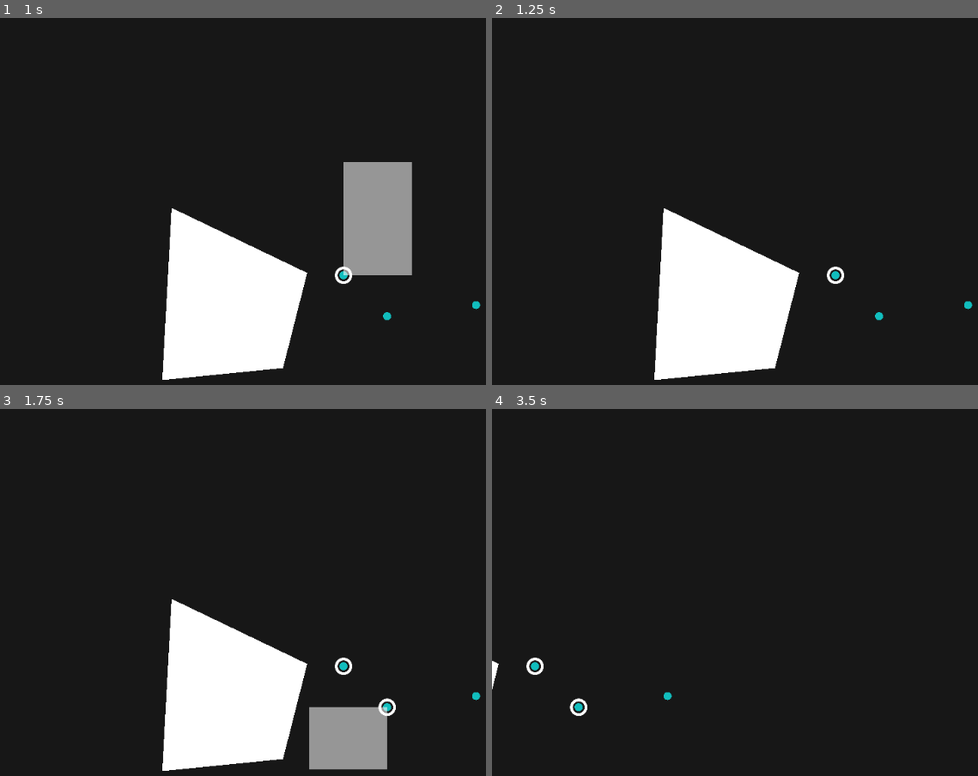
Above: before the commit, frames 1-4 (two rows, left to right).
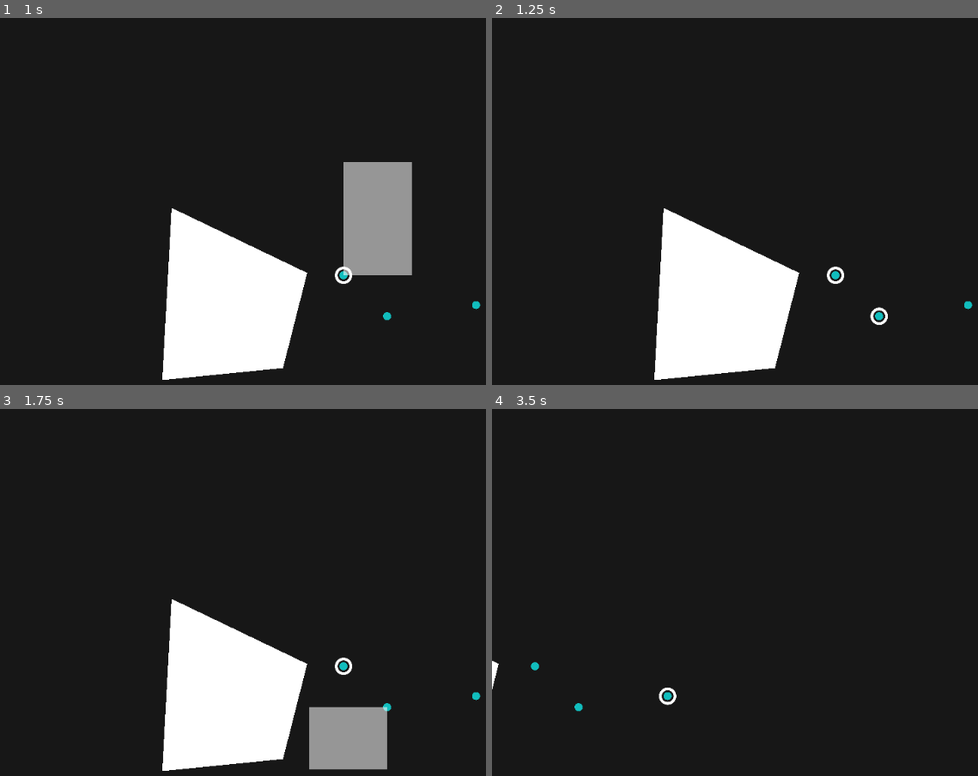
Above: after the commit, the same moments.

Repository: voithos/driftworld
Game: Godot game, scene res://scenes/level1.tscn
The game is run twice, just before and just after one commit, with the same random seed, the same clock (stepped at 60 frames per second) and the same inputs.
Inputs (mouse positions are in pixels of both pictures, inside the frame that each line leads up to):
- Up to frame 1 (1 s): tap Enter at 0.5 s; drag from (345, 274) to (413, 161) at 0.52 s
- Up to frame 2 (1.25 s): no input
- Up to frame 3 (1.75 s): drag from (388, 706) to (311, 768) at 1.27 s
- Up to frame 4 (3.5 s): move the mouse to (968, 695) at 2.02 s; hold Right (ui_right) 2.03-2.75 s; click (968, 695) at 2.1 s; drag from (803, 768) to (628, 588) at 2.77 s

Frame 1 is identical in both runs. In frame 2, less than 0.1% of the frame differs, in the area x 77-82%, y 78-84%; in frame 3, less than 0.1%; in frame 4, 0.3%, in the area x 7-38%, y 67-84%.

Commit message:
Fix selection while zoomed.

Diff:
--- /dev/null
+++ b/scenes/level.gd
@@ -0,0 +1,11 @@
+extends Node2D
+
+
+
+func _on_ui_selection(start, end):
+	var topleft = Vector2(min(start.x, end.x), min(start.y, end.y))
+	var botright = Vector2(max(start.x, end.x), max(start.y, end.y))
+
+	for unit in get_tree().get_nodes_in_group("units"):
+		var selected = unit.position > topleft and unit.position < botright
+		unit.set_selected(selected)
--- /dev/null
+++ b/scenes/level.tscn
@@ -0,0 +1,13 @@
+[gd_scene load_steps=4 format=2]
+
+[ext_resource path="res://scenes/ui.tscn" type="PackedScene" id=2]
+[ext_resource path="res://scenes/camera.tscn" type="PackedScene" id=3]
+[ext_resource path="res://scenes/level.gd" type="Script" id=4]
+
+[node name="level" type="Node2D"]
+script = ExtResource( 4 )
+
+[node name="camera" parent="." instance=ExtResource( 3 )]
+
+[node name="ui" parent="." instance=ExtResource( 2 )]
+[connection signal="selection" from="ui" to="." method="_on_ui_selection"]
--- a/scenes/level1.tscn
+++ b/scenes/level1.tscn
@@ -1,26 +1,23 @@
-[gd_scene load_steps=4 format=2]
+[gd_scene load_steps=3 format=2]
 
-[ext_resource path="res://scenes/camera.tscn" type="PackedScene" id=1]
+[ext_resource path="res://scenes/level.tscn" type="PackedScene" id=1]
 [ext_resource path="res://scenes/unit.tscn" type="PackedScene" id=2]
-[ext_resource path="res://scenes/ui.tscn" type="PackedScene" id=3]
 
 [node name="level1" type="Node2D"]
 
-[node name="Polygon2D" type="Polygon2D" parent="."]
+[node name="level" parent="." instance=ExtResource( 1 )]
+
+[node name="Polygon2D" type="Polygon2D" parent="level"]
 position = Vector2( -387.104, -141.493 )
 polygon = PoolVector2Array( 131, 41, 117, 298, 297, 280, 333, 138 )
 
-[node name="camera" parent="." instance=ExtResource( 1 )]
-
-[node name="unit" parent="." instance=ExtResource( 2 )]
+[node name="unit" parent="level" instance=ExtResource( 2 )]
 unit_base_color = Color( 0.0705882, 0.745098, 0.745098, 1 )
 
-[node name="unit2" parent="." instance=ExtResource( 2 )]
+[node name="unit2" parent="level" instance=ExtResource( 2 )]
 position = Vector2( 65.0538, 61.1647 )
 unit_base_color = Color( 0.0705882, 0.745098, 0.745098, 1 )
 
-[node name="unit3" parent="." instance=ExtResource( 2 )]
+[node name="unit3" parent="level" instance=ExtResource( 2 )]
 position = Vector2( 197.636, 44.5477 )
 unit_base_color = Color( 0.0705882, 0.745098, 0.745098, 1 )
-
-[node name="ui" parent="." instance=ExtResource( 3 )]
--- a/scenes/ui.gd
+++ b/scenes/ui.gd
@@ -3,30 +3,28 @@
 var start = Vector2()
 var end = Vector2()
 var is_dragging = false
-var mousepos = Vector2()
-var mousestart = Vector2()
-var mouseend = Vector2()
+
+signal selection
 
 var camera
 
 func _ready():
+	add_to_group("ui")
 	yield(get_tree(), "idle_frame")
 	camera = get_tree().get_nodes_in_group("camera")[0]
 
 func _process(delta):
 	if Input.is_action_just_pressed("ui_mouse_left"):
 		start = get_global_mouse_position()
-		mousestart = mousepos
 		is_dragging = true
 
 	if is_dragging:
 		end = get_global_mouse_position()
-		mouseend = mousepos
 
 	if Input.is_action_just_released("ui_mouse_left"):
 		end = get_global_mouse_position()
-		mouseend = mousepos
 		is_dragging = false
+		emit_signal("selection", start, end)
 
 	draw_select_rect()
 
@@ -36,13 +34,9 @@
 		return
 
 	$canvas/select_rect.visible = true
-	$canvas/select_rect.rect_size = Vector2(abs(start.x-end.x), abs(start.y-end.y))
+	$canvas/select_rect.rect_size = Vector2(abs(start.x-end.x), abs(start.y-end.y)) / camera.zoom
 
 	var pos = Vector2()
 	pos.x = min(start.x, end.x)
 	pos.y = min(start.y, end.y)
-	$canvas/select_rect.rect_position = pos + get_viewport().size / 2 - camera.position
-
-func _input(event):
-	if event is InputEventMouse:
-		mousepos = event.position
+	$canvas/select_rect.rect_position = (pos / camera.zoom) + get_viewport().size / 2 - (camera.position / camera.zoom)
--- a/scenes/ui.tscn
+++ b/scenes/ui.tscn
@@ -8,6 +8,7 @@
 [node name="canvas" type="CanvasLayer" parent="."]
 
 [node name="select_rect" type="ColorRect" parent="canvas"]
+visible = false
 margin_right = 40.0
 margin_bottom = 40.0
 color = Color( 1, 1, 1, 0.54902 )
